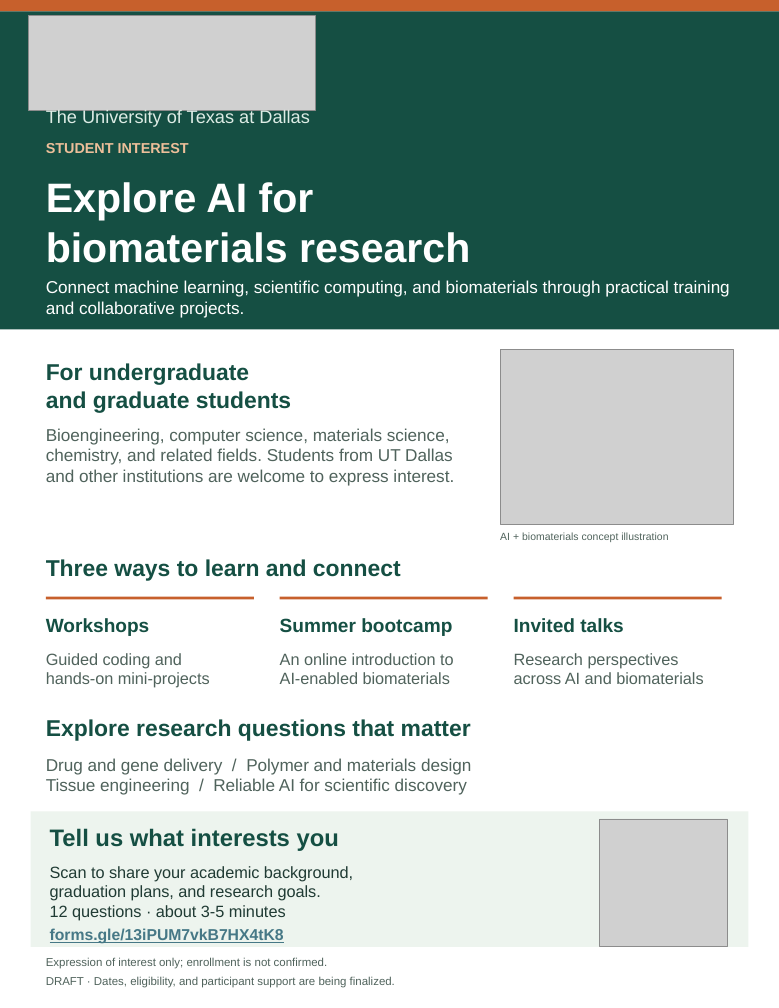
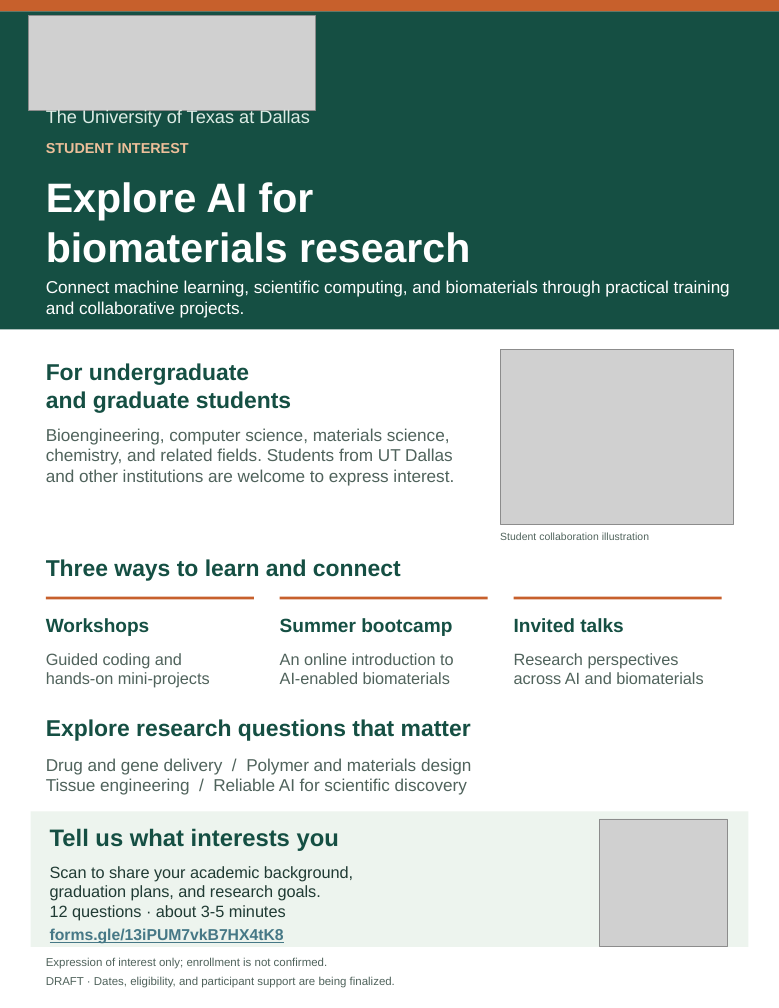
Before and after one commit to RuiyuM/nexabio-site, a slide deck: slide 1 of poster/NEXABio-student-interest.pptx. Drawn at 779x1008 pixels with LibreOffice and Linux fonts; fonts in the diff are those of the drawing; grey boxes stand for pictures. Boxes give left, top, right and bottom in pixels: in the first picture for what was removed or moved away, otherwise in the second. Text is boxed around its words. In the diff, an @@ line names an element or a change of style, - is before the commit and + after.

Commit message:
Use student collaboration illustration in recruitment poster

```diff
--- a/poster/NEXABio-student-interest.pptx
+++ b/poster/NEXABio-student-interest.pptx
@@ text at bbox=[500, 532, 649, 540]: text changed @@
-AI + biomaterials concept illustration
+Student collaboration illustration
```
Also in this commit, not shown: 6 other files.
